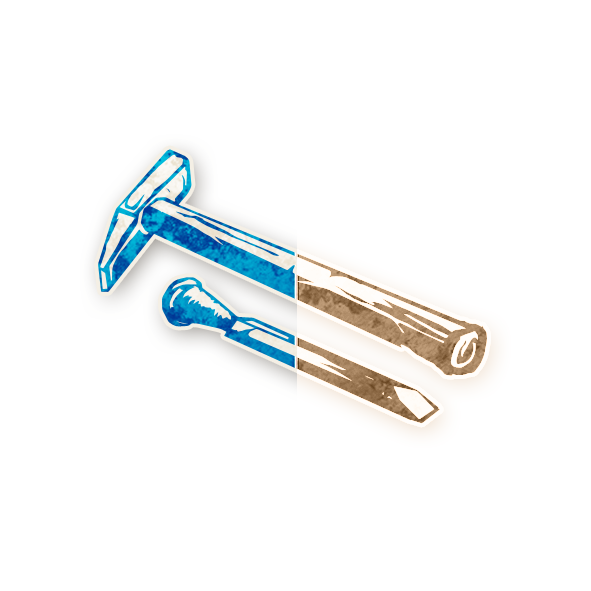
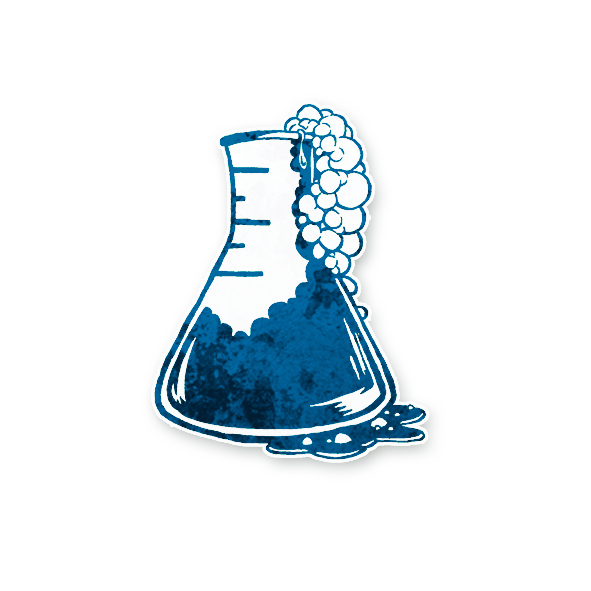
Layer changes from the first 591×591 image to the second:
removed layer "Capa 1" (was color) over [297, 98, 507, 478]
renamed "apprentice" to "boffin", painted on it over [84, 98, 507, 478]
